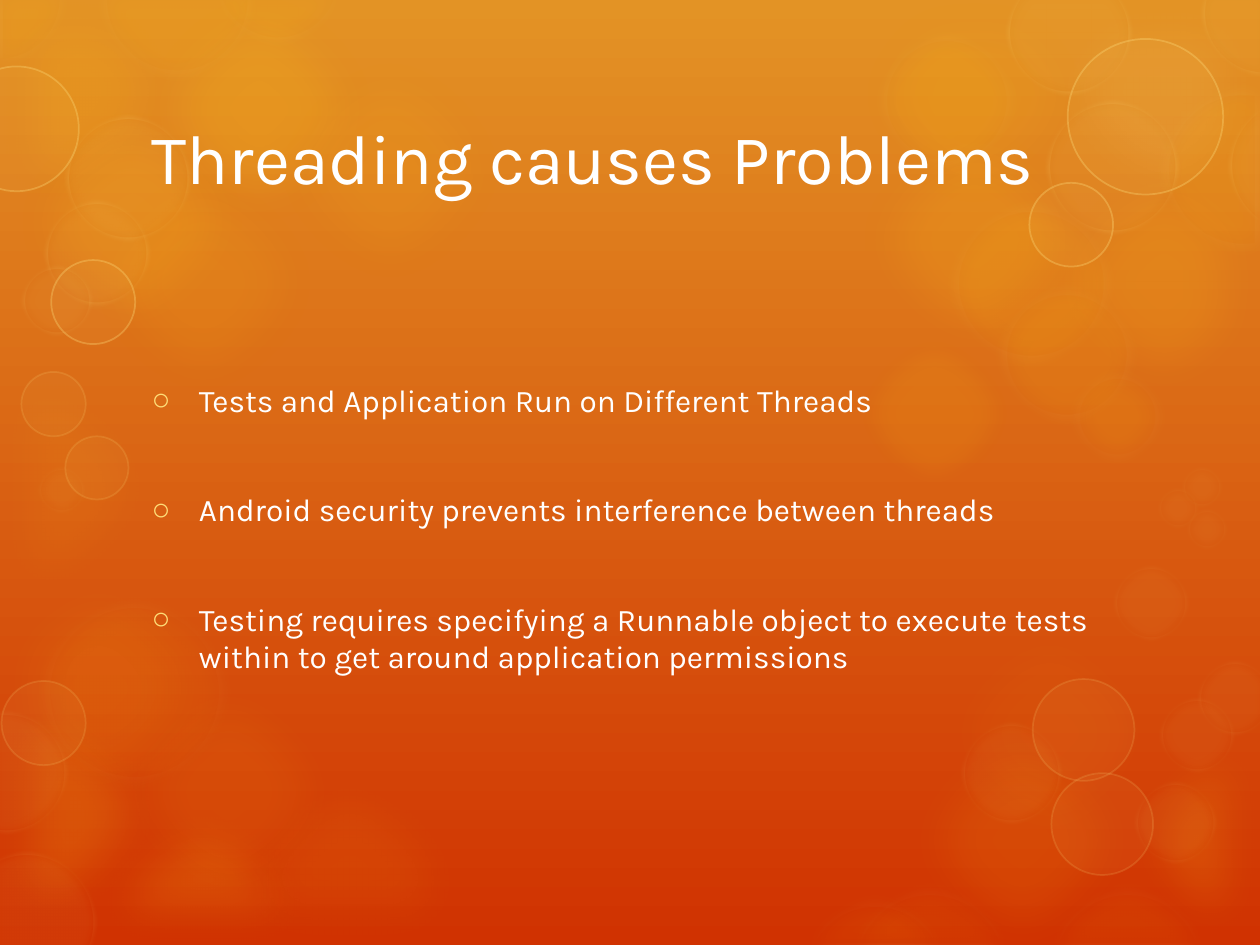
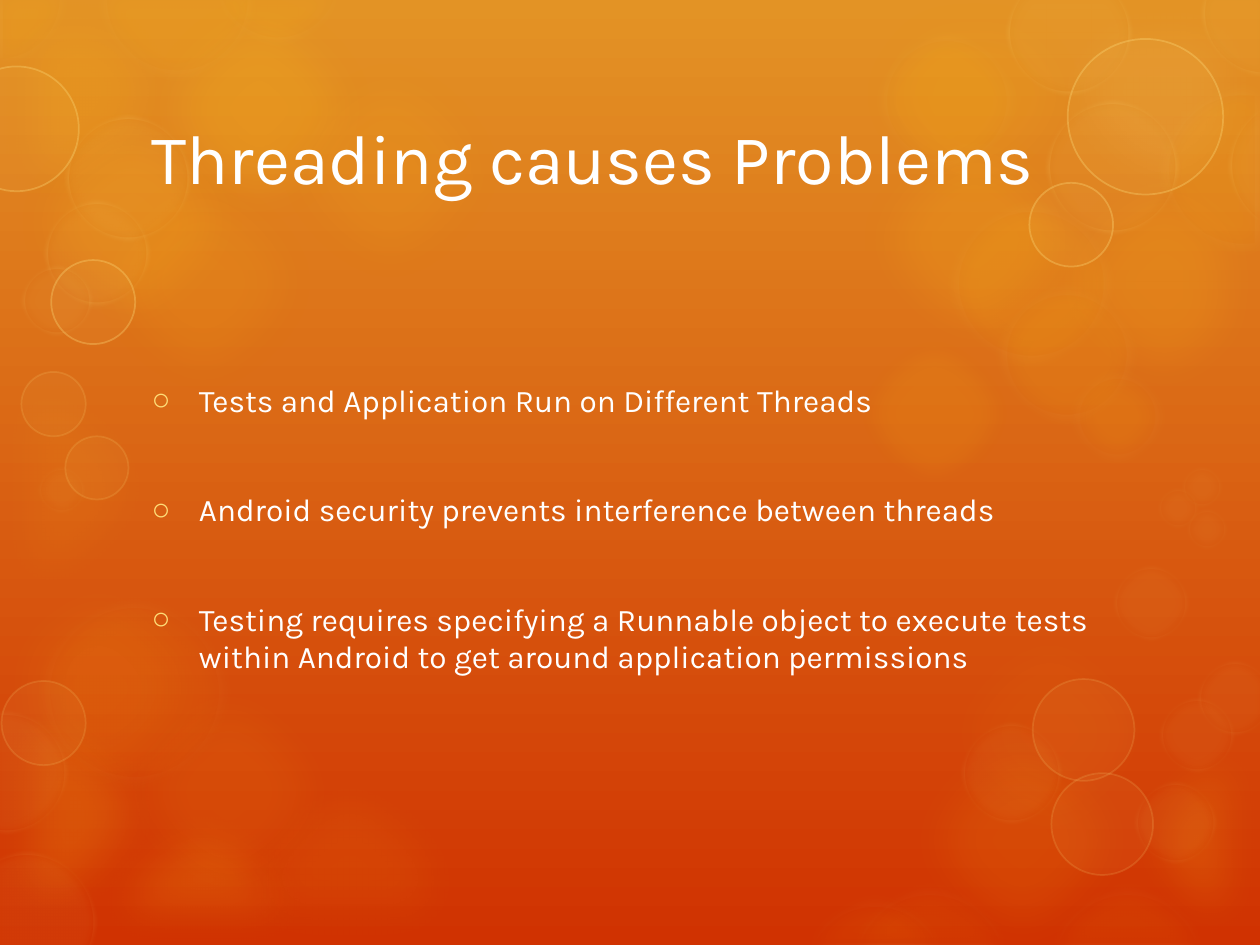
Before and after one commit to HawaiianNinja/RoseHulman-Android-App, a slide deck: slide 4 of Android Mobile Testing Presentation.pptx. Drawn at 1260x945 pixels with LibreOffice and Linux fonts; fonts in the diff are those of the drawing. Boxes give left, top, right and bottom in pixels: in the first picture for what was removed or moved away, otherwise in the second. Text is boxed around its words. In the diff, an @@ line names an element or a change of style, - is before the commit and + after.

Commit message:
Fixed small presentation error.

```diff
--- a/Android Mobile Testing Presentation.pptx
+++ b/Android Mobile Testing Presentation.pptx
@@ text at box(199, 609, 1088, 676): text changed @@
-○ Testing requires specifying a Runnable object to execute tests within to get around application permissions
+○ Testing requires specifying a Runnable object to execute tests within Android to get around application permissions
```
